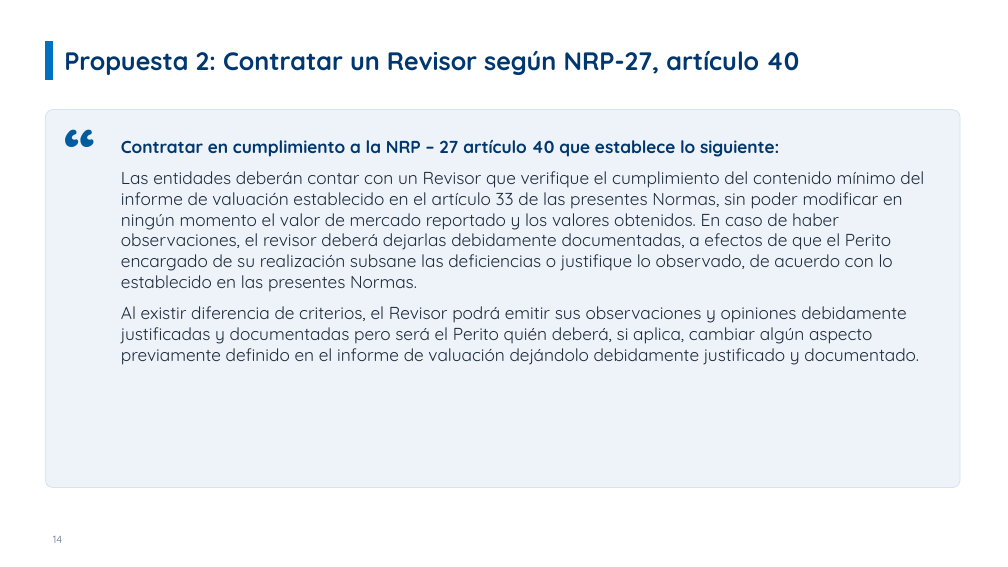
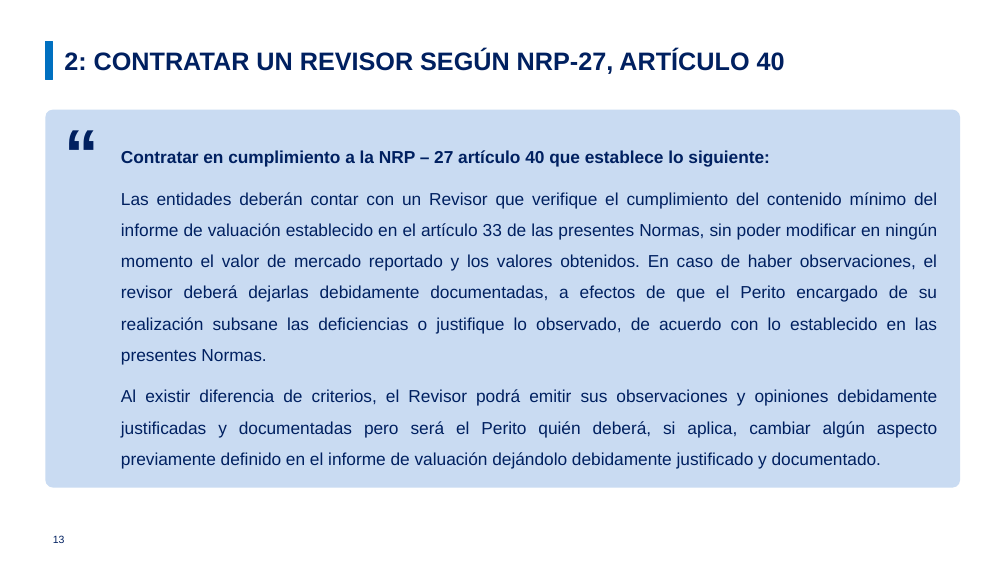
Before and after one commit to menjivar201280/riesgo, a slide deck: slide 13 of administracion-avaluos/Proyecto_Administracion_de_Avaluos.pptx (slide 14 before the commit). Drawn at 1008x567 pixels with LibreOffice and Linux fonts; fonts in the diff are those of the drawing; background and template pictures are left out. Boxes give left, top, right and bottom in pixels: in the first picture for what was removed or moved away, otherwise in the second. Text is boxed around its words. In the diff, an @@ line names an element or a change of style, - is before the commit and + after.

```diff
--- a/administracion-avaluos/Proyecto_Administracion_de_Avaluos.pptx
+++ b/administracion-avaluos/Proyecto_Administracion_de_Avaluos.pptx
@@ title at box(64, 50, 785, 74): text changed; font Quicksand to Arial; text colour #00376E to #002060 @@
-Propuesta 2: Contratar un Revisor según NRP-27, artículo 40
+2: CONTRATAR UN REVISOR SEGÚN NRP-27, ARTÍCULO 40
@@ rounded rectangle at box(45, 110, 960, 488): fill #EEF3F9 to #C9DBF2; outline #D6E2EF 0.75 pt to none @@
@@ text "“" at box(64, 110, 125, 185): font Quicksand to Arial, text colour #005C9F to #002060 @@
@@ text "Contratar en cumplimiento a la ..." at box(121, 150, 937, 469): font Quicksand to Arial, text colour #1E2A3A to #002060; text colour #00376E to #002060 in "Contratar en cumplimiento a la NRP – ..."; alignment left to justified; line spacing 1 to 1.5 @@
@@ page number at box(53, 535, 65, 543): text changed; font Quicksand to Arial; text colour #5F7590 to #002060 @@
-14
+13
```
Also in this commit, not shown: 15 other slides changed, 2 slides removed.
